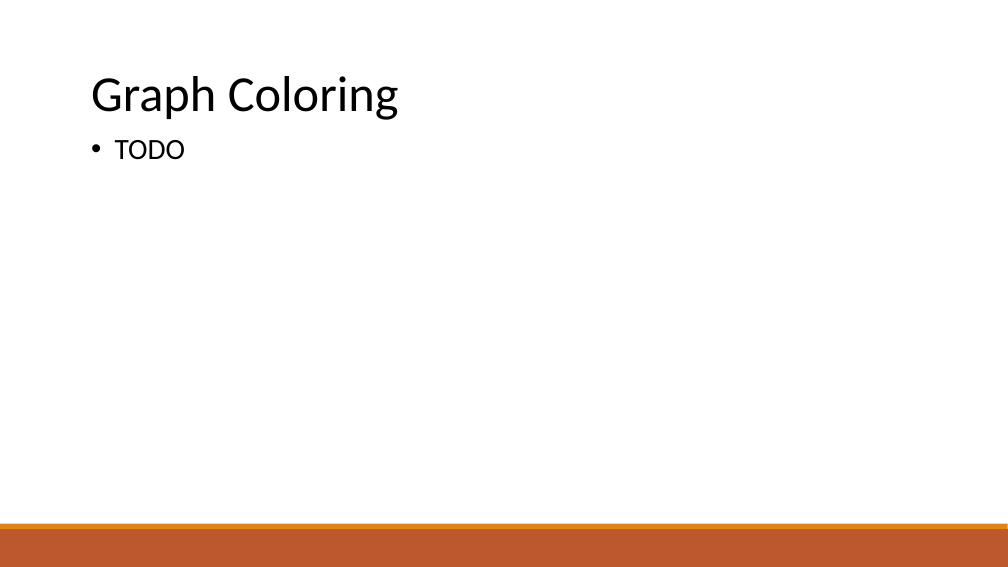
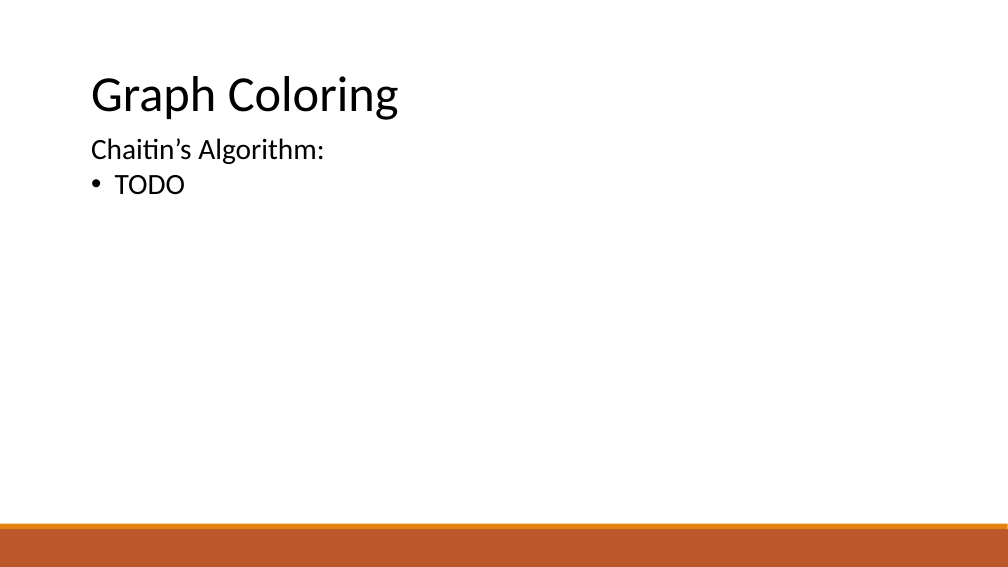
Before and after one commit to raghadzeidan/COMPILATION_TAU_FOR_STUDENTS, a slide deck: slide 54 of new_slides/register_allocation.pptx. Drawn at 1008x567 pixels with LibreOffice and Linux fonts; fonts in the diff are those of the drawing. Boxes give left, top, right and bottom in pixels: in the first picture for what was removed or moved away, otherwise in the second. Text is boxed around its words. In the diff, an @@ line names an element or a change of style, - is before the commit and + after.

```diff
--- a/new_slides/register_allocation.pptx
+++ b/new_slides/register_allocation.pptx
@@ text at box(91, 138, 324, 164): paragraph added @@
+Chaitin’s Algorithm:
```
Also in this commit, not shown: 1 other slide changed, 1 other file.
